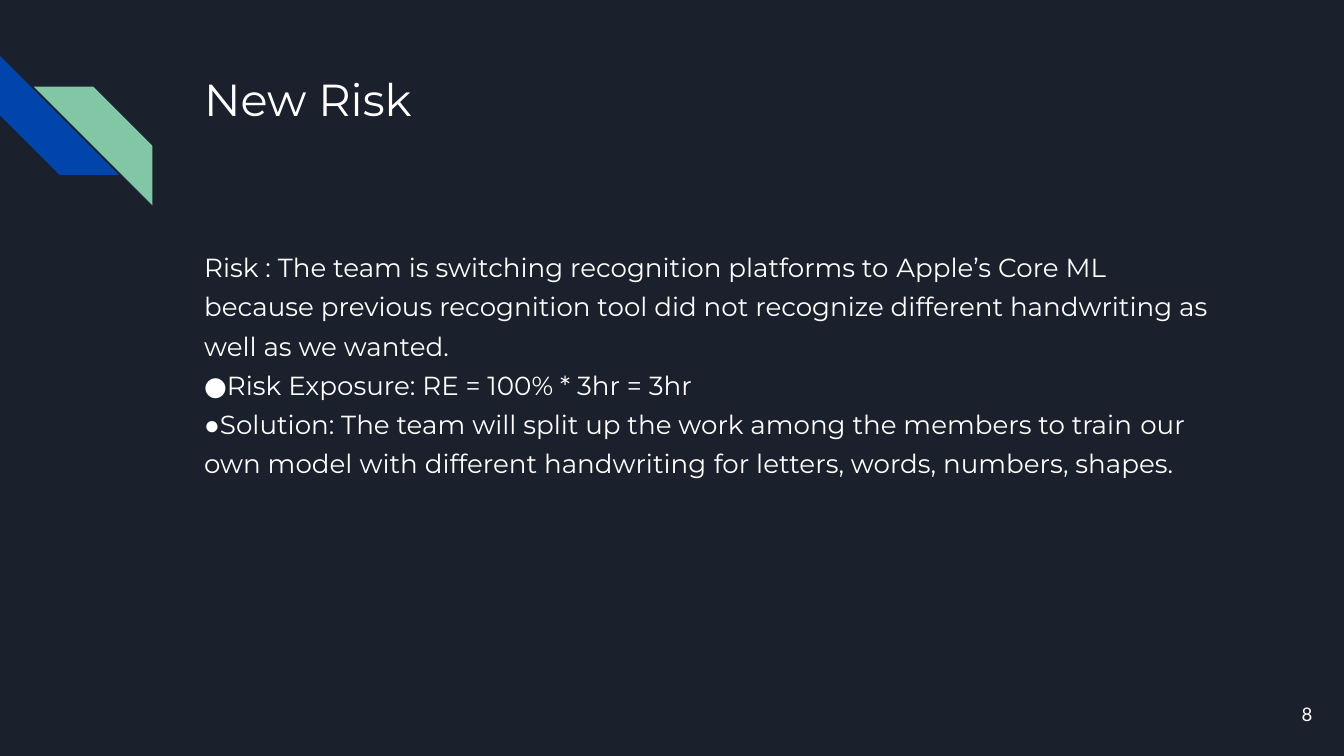
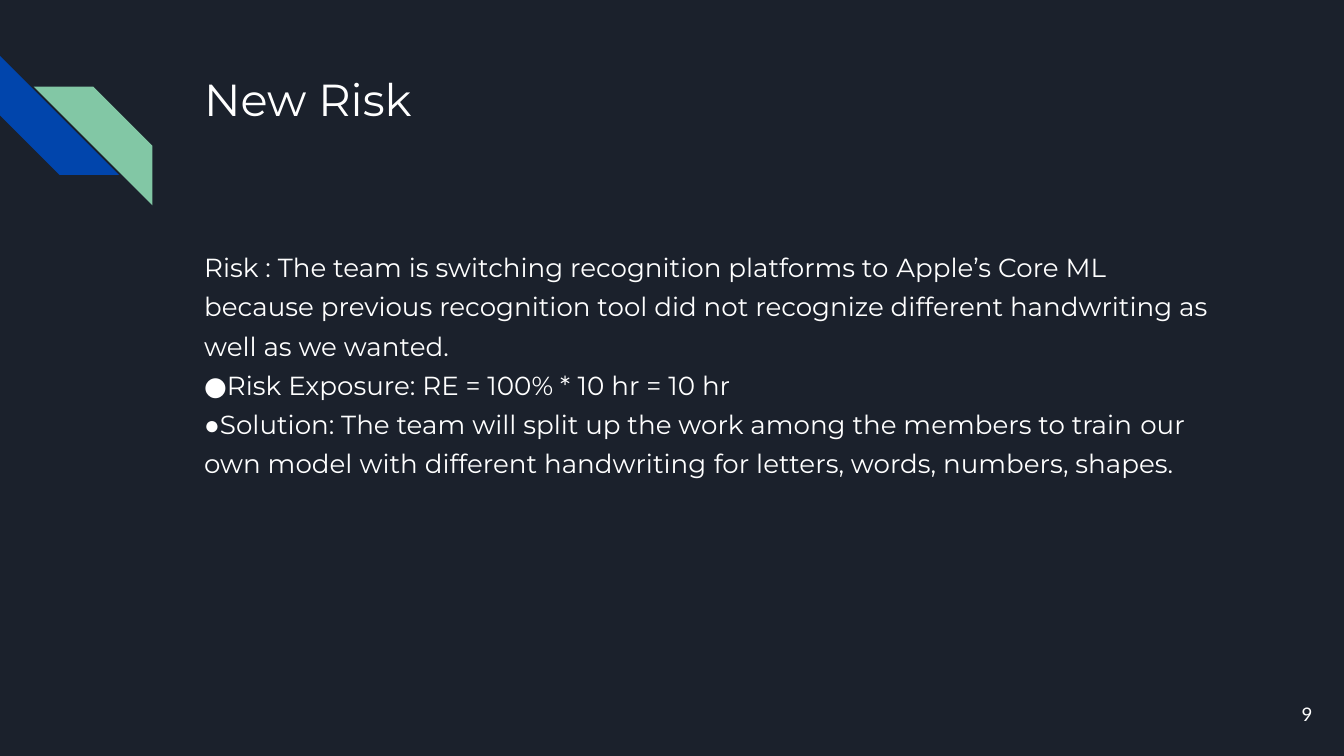
Before and after one commit to zacherygentry/CSE-3311, a slide deck: slide 9 of iteration3Phase/Iteration 3.pptx (slide 8 before the commit). Drawn at 1344x756 pixels with LibreOffice and Linux fonts; fonts in the diff are those of the drawing. Boxes give left, top, right and bottom in pixels: in the first picture for what was removed or moved away, otherwise in the second. Text is boxed around its words. In the diff, an @@ line names an element or a change of style, - is before the commit and + after.

```diff
--- a/iteration3Phase/Iteration 3.pptx
+++ b/iteration3Phase/Iteration 3.pptx
@@ text at bbox=[227, 375, 730, 400]: text changed @@
-●Risk Exposure: RE = 100% * 3hr = 3hr
+●Risk Exposure: RE = 100% * 10 hr = 10 hr
@@ page number at bbox=[1302, 707, 1313, 721]: text changed @@
-8
+9
```
Also in this commit, not shown: 2 other slides changed, 3 slides added, 2 slides removed, 3 other files.
